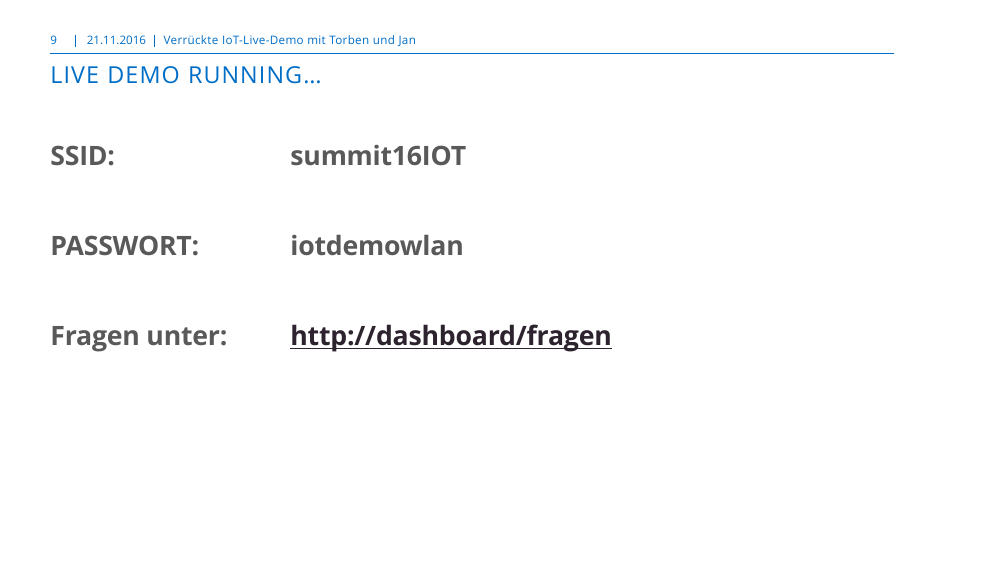
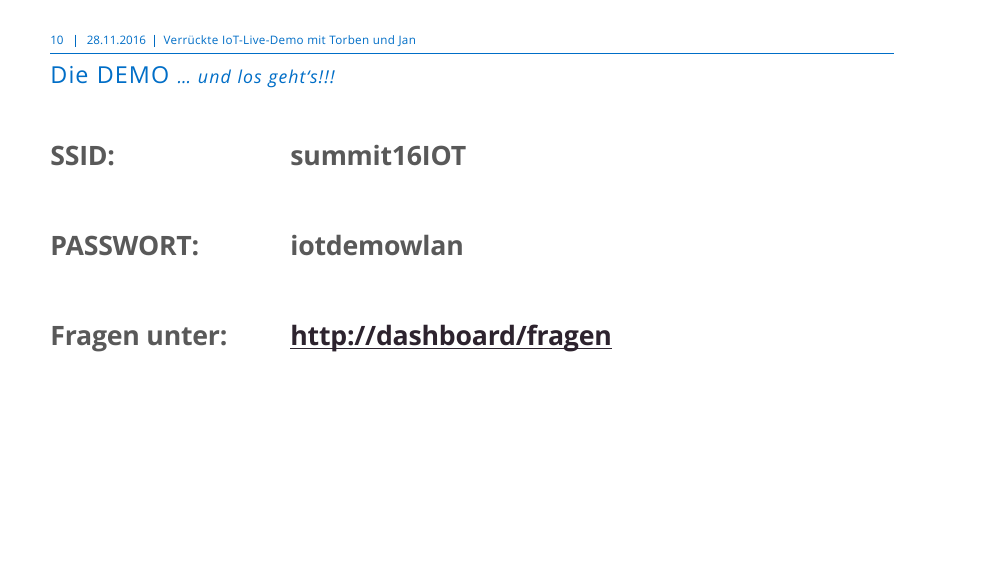
Before and after one commit to donnerruebe/IoTplay, a slide deck: slide 10 of doc/adesso_Template_summIT.pptx (slide 9 before the commit). Drawn at 1008x567 pixels with LibreOffice and Linux fonts; fonts in the diff are those of the drawing; background and template pictures are left out. Boxes give left, top, right and bottom in pixels: in the first picture for what was removed or moved away, otherwise in the second. Text is boxed around its words. In the diff, an @@ line names an element or a change of style, - is before the commit and + after.

```diff
--- a/doc/adesso_Template_summIT.pptx
+++ b/doc/adesso_Template_summIT.pptx
@@ page number at (x1=50, y1=35, x2=63, y2=44): text changed @@
-9
+10
@@ text at (x1=87, y1=35, x2=146, y2=44): text changed @@
-21.11.2016
+28.11.2016
@@ title at (x1=50, y1=66, x2=335, y2=88): text changed; size 21 to 16 pt; italic on @@
-LIVE DEMO RUNNING…
+Die DEMO … und los geht‘s!!!
```
Also in this commit, not shown: 10 other slides changed, 1 slide added.
